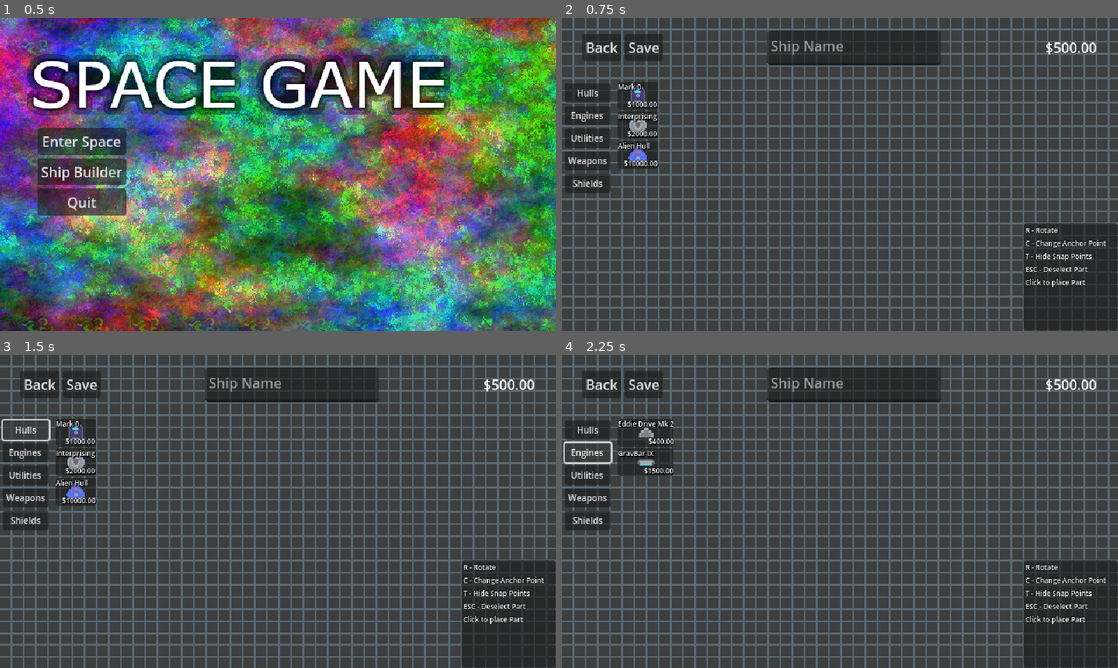
Above: before the commit, frames 1-4 (two rows, left to right).
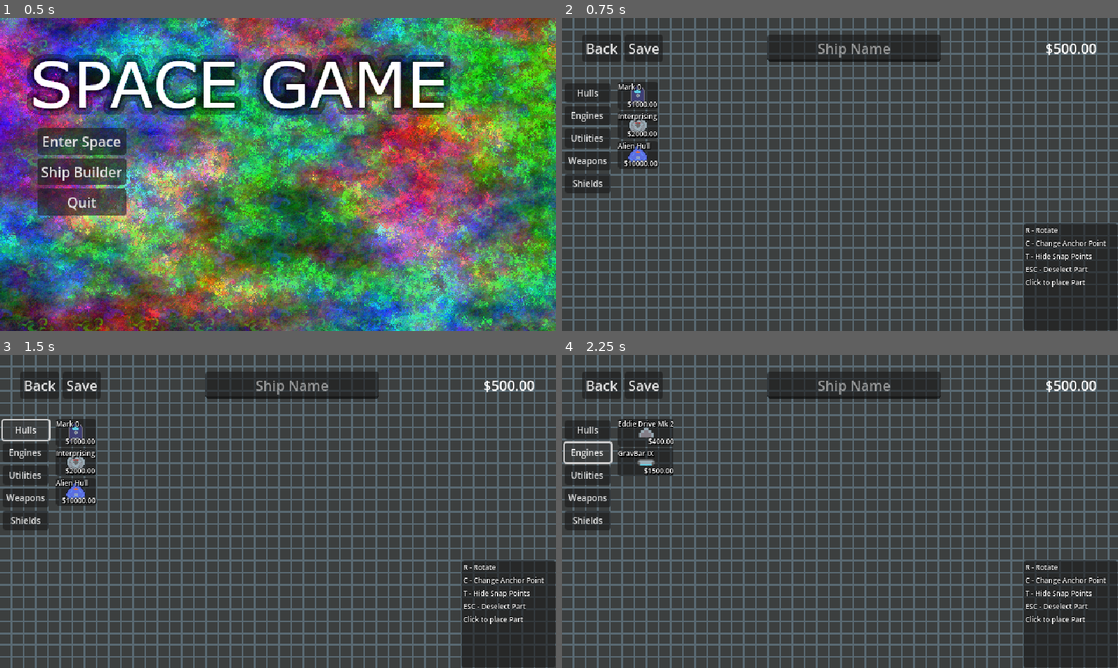
Above: after the commit, the same moments.

Repository: leggy-dav/space-game
Game: Godot game, scene res://Scenes/MainMenu.tscn
The game is run twice, just before and just after one commit, with the same random seed, the same clock (stepped at 60 frames per second) and the same inputs. The engine's default icon, where the game draws it, is replaced by a stand-in: a white triangle on a blue panel in a dark square.
Inputs:
- Up to frame 1 (0.5 s): no input
- Up to frame 2 (0.75 s): click "Ship Builder" at 0.5 s
- Up to frame 3 (1.5 s): click "Hulls" at 1.25 s
- Up to frame 4 (2.25 s): click "Engines" at 2 s

Frame 1 is identical in both runs. In frame 2, 1.0% of the frame differs, in the area x 4-97%, y 4-16%; in frame 3, 1.0%; in frame 4, 1.0%.

Commit message:
Update ship_builder_menu.tscn

Diff:
--- a/ShipBuilderMenu/ship_builder_menu.tscn
+++ b/ShipBuilderMenu/ship_builder_menu.tscn
@@ -62,11 +62,12 @@
 size_flags_vertical = 4
 text = "Save"
 
-[node name="TextEdit" type="TextEdit" parent="Menu_Header/MarginContainer/HBoxContainer"]
-custom_minimum_size = Vector2(200, 40)
-layout_direction = 1
+[node name="LineEdit" type="LineEdit" parent="Menu_Header/MarginContainer/HBoxContainer"]
+custom_minimum_size = Vector2(200, 0)
 layout_mode = 2
 placeholder_text = "Ship Name"
+alignment = 1
+max_length = 150
 
 [node name="Label" type="Label" parent="Menu_Header/MarginContainer/HBoxContainer"]
 layout_mode = 2
